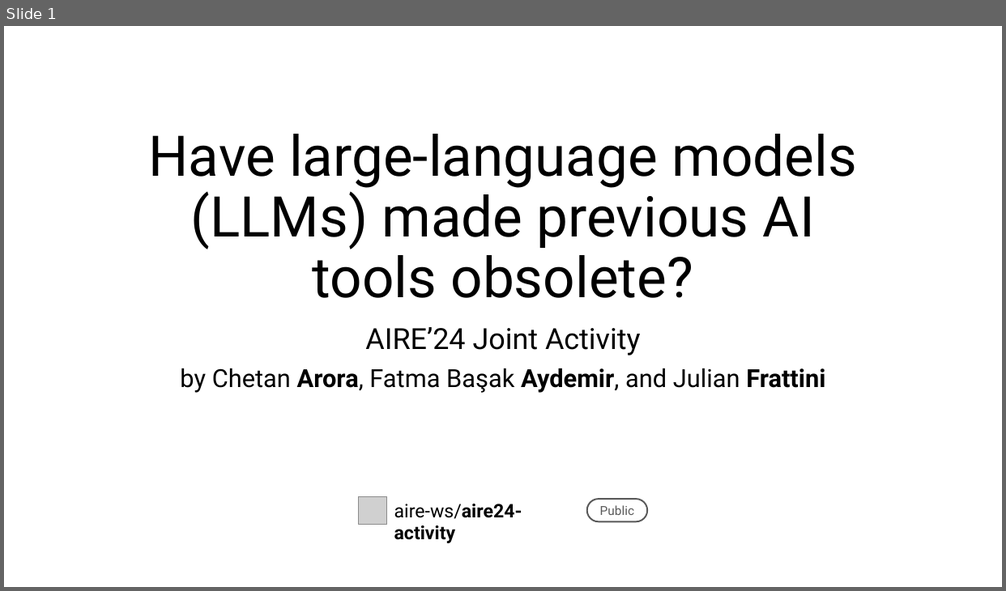
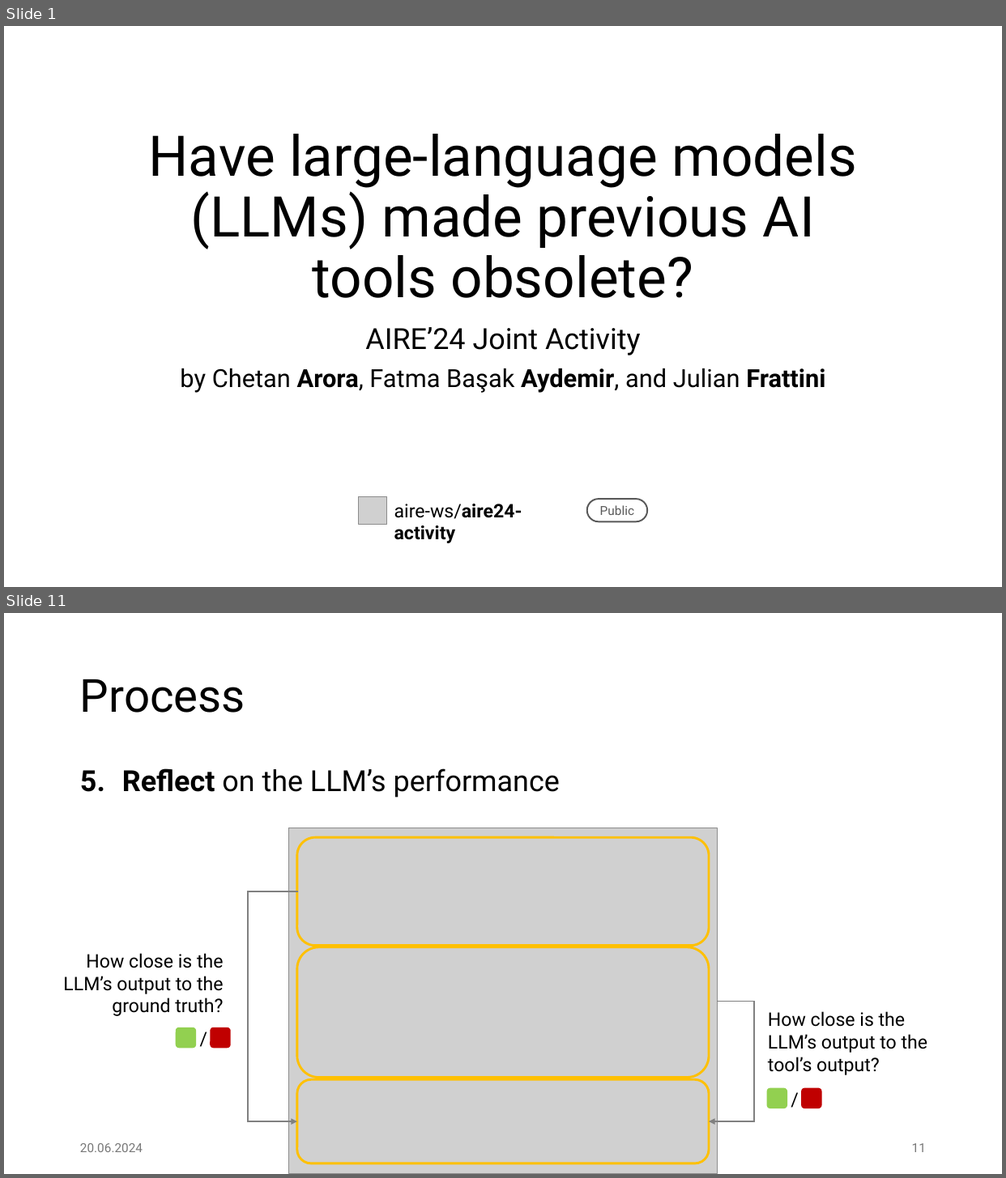
Before and after one commit to skopczynska/aire24-activity, a slide deck: presentation/aire24-activity-slides.pptx. Shown one above the other, each under a label of ours: slide 1 before the commit, slides 1 and 11 after it; the slides between them are not shown. The pictures are 1006x591 and 1006x1178 pixels, drawn with LibreOffice and Linux fonts; fonts in the diff are those of the drawing; grey boxes stand for pictures; background and template pictures are left out. Boxes give left, top, right and bottom in pixels: in the first picture for what was removed or moved away, otherwise in the second. Text is boxed around its words. In the diff, an @@ line names an element or a change of style, - is before the commit and + after.

```diff
--- a/presentation/aire24-activity-slides.pptx
+++ b/presentation/aire24-activity-slides.pptx
@@ slide 11 added at (4,613,1002,1174), background #FFFFFF @@
@@ title added at (80,679,245,713), 44 pt, text #000000 @@
+Process
@@ text added at (122,769,560,798), 28 pt, text #000000 @@
+5. Reflect on the LLM’s performance
@@ picture added at (289,828,718,1174) @@
@@ rounded rectangle added at (297,837,710,945), outline #FFC000 2.25 pt @@
@@ elbow arrow added from (298, 892) to (297, 1122), #808080 1.5 pt @@
@@ rounded rectangle added at (297,948,710,1078), outline #FFC000 2.25 pt @@
@@ text added at (63,953,224,1016), 18 pt, text #000000 @@
+How close is the LLM’s output to the ground truth?
@@ text added at (193,1024,215,1054), 18 pt, text #000000 @@
+/
@@ elbow arrow added from (718, 1002) to (710, 1122), #808080 1.5 pt @@
@@ text added at (768,1012,927,1076), 18 pt, text #000000 @@
+How close is the LLM’s output to the tool’s output?
@@ rounded rectangle added at (176,1028,197,1049), fill #92D050 @@
@@ rounded rectangle added at (210,1028,231,1049), fill #C00000 @@
@@ rounded rectangle added at (297,1080,710,1164), outline #FFC000 2.25 pt @@
@@ rounded rectangle added at (767,1088,788,1110), fill #92D050 @@
@@ text added at (783,1084,805,1114), 18 pt, text #000000 @@
+/
@@ rounded rectangle added at (801,1088,822,1110), fill #C00000 @@
@@ text added at (80,1144,143,1152), 12 pt, text #797979 @@
+20.06.2024
@@ page number added at (912,1144,926,1152), 12 pt, text #797979 @@
+11
```
Also in this commit, not shown: 8 slides changed, 6 other slides added, 1 other file.
